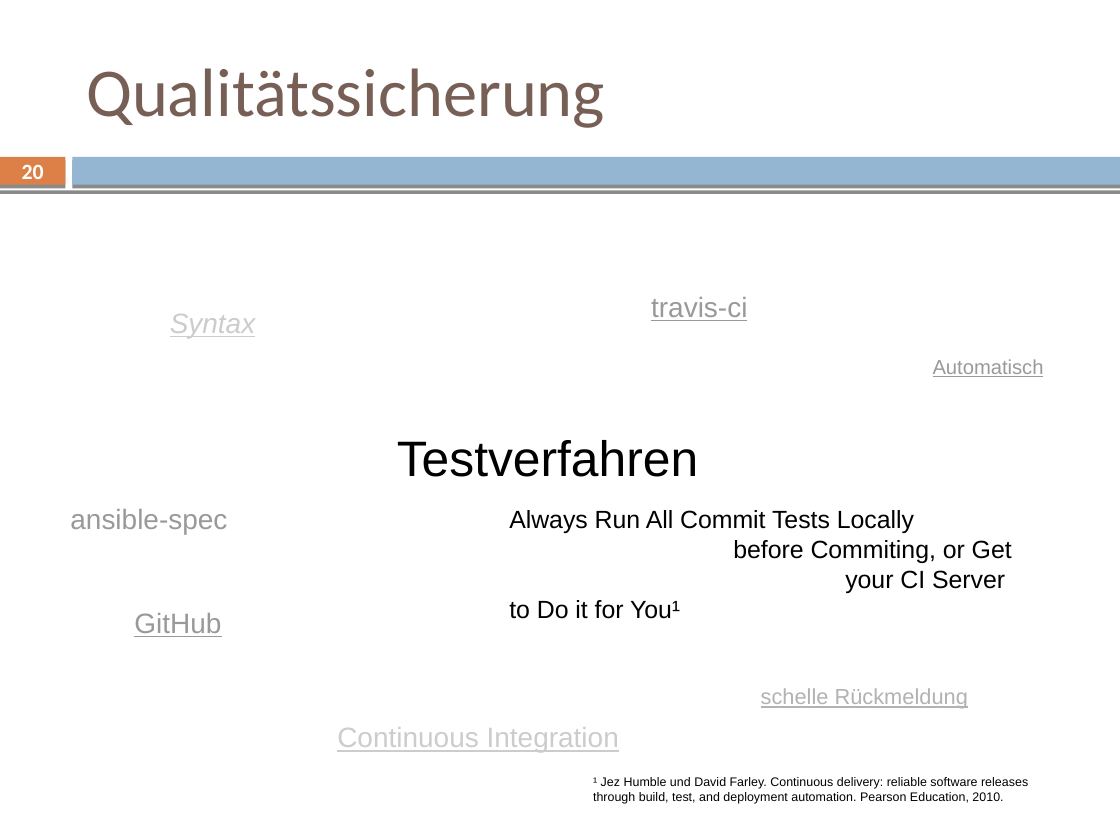
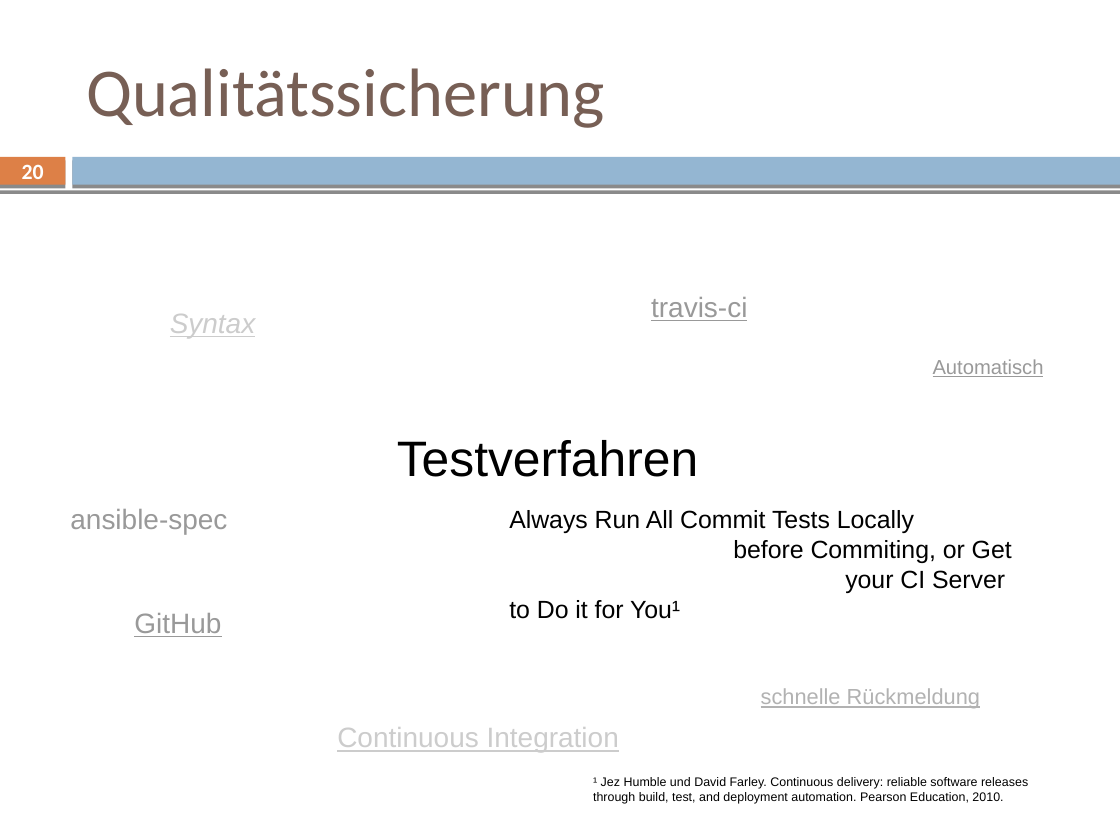
Before and after one commit to mvw/Wilddiebe10, a slide deck: slide 20 of keynote/keynote_part1_sascha.odp. Drawn at 1120x840 pixels with LibreOffice and Linux fonts; fonts in the diff are those of the drawing. Boxes give left, top, right and bottom in pixels: in the first picture for what was removed or moved away, otherwise in the second. Text is boxed around its words. In the diff, an @@ line names an element or a change of style, - is before the commit and + after.

Commit message:
keynote: typos

```diff
--- a/keynote/keynote_part1_sascha.odp
+++ b/keynote/keynote_part1_sascha.odp
@@ text at (761,688,980,708): text changed @@
-schelle Rückmeldung
+schnelle Rückmeldung
```
Also in this commit, not shown: 4 other slides changed, 1 other file.
